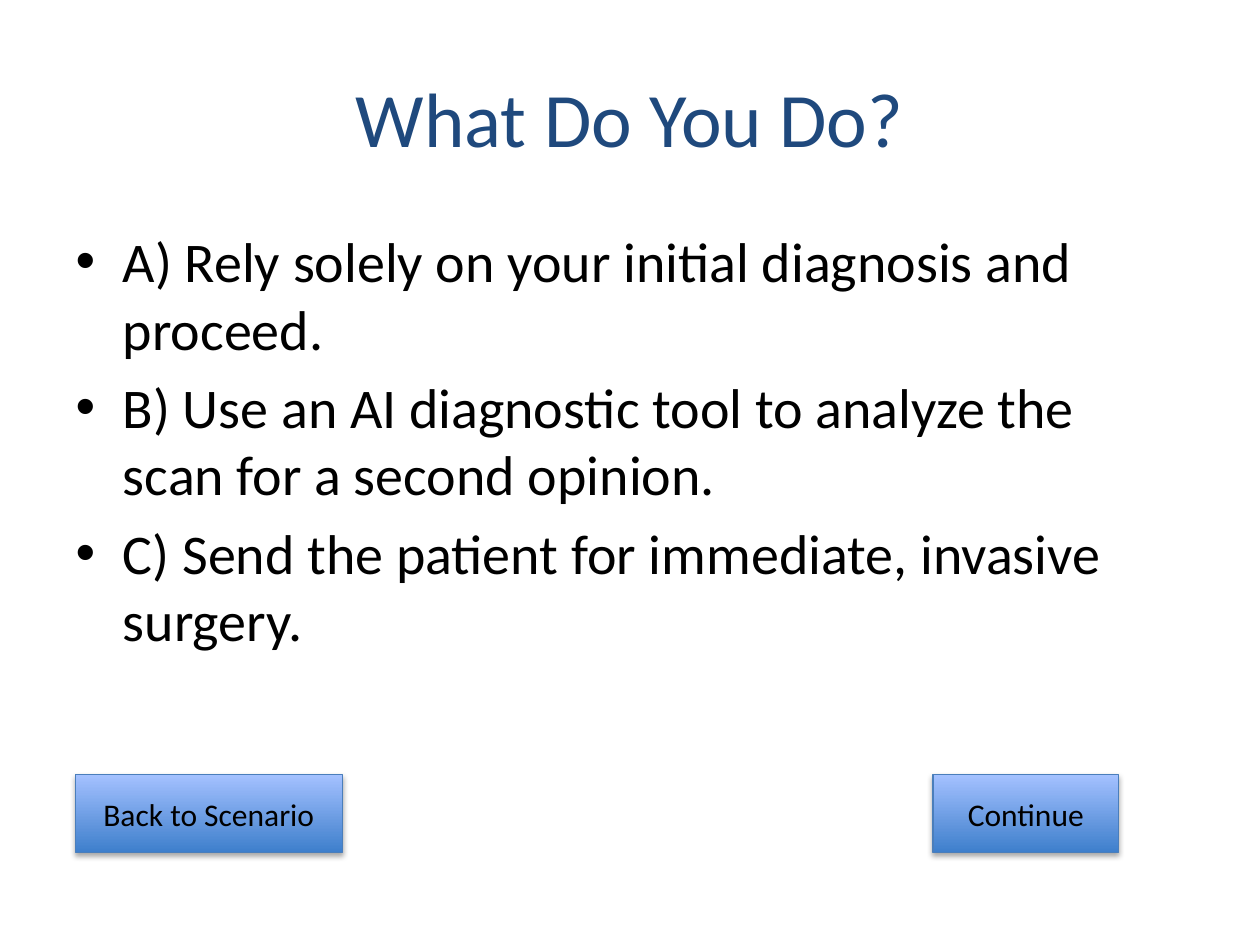
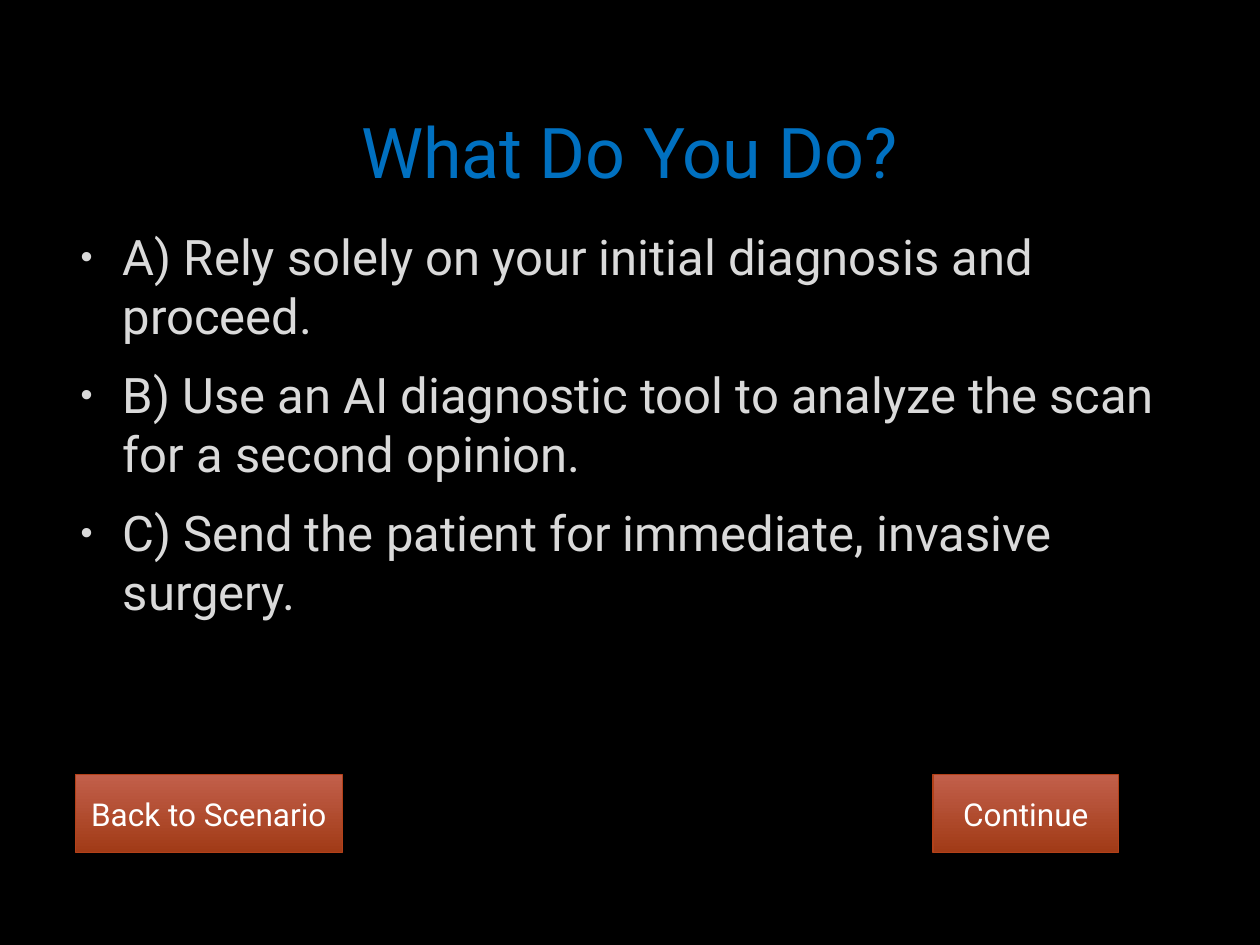
Before and after one commit to Yash-Raj3/ALL-STUFF, a slide deck: slide 7 of ICT Assignmenrt/Section-2/Question-4.pptx. Drawn at 1260x945 pixels with LibreOffice and Linux fonts; fonts in the diff are those of the drawing; background and template pictures are left out. Boxes give left, top, right and bottom in pixels: in the first picture for what was removed or moved away, otherwise in the second. Text is boxed around its words. In the diff, an @@ line names an element or a change of style, - is before the commit and + after.

```diff
--- a/ICT Assignmenrt/Section-2/Question-4.pptx
+++ b/ICT Assignmenrt/Section-2/Question-4.pptx
@@ background #FFFFFF to picture (left out) @@
@@ title "What Do You Do?": place and size @@
-title "What Do You Do?" at [356, 93, 904, 148]
+title "What Do You Do?" at [361, 125, 898, 179]
@@ title "What Do You Do?" at [361, 125, 898, 179]: size 44 to 40 pt, font Calibri to Roboto, text colour #1F497D to #0070C0, letter outline none to #404040 0.75 pt @@
@@ text "A) Rely solely on your ..." at [123, 236, 1154, 621]: size 32 to 28 pt, font Calibri to Roboto, text colour #000000 to #DADADA, letter outline none to #404040 0.75 pt; indent changed; more space between paragraphs @@
@@ action button blank "Back to Scenario" at [76, 775, 343, 852]: font Calibri to Roboto, text colour #000000 to #FFFFFF; fill gradient #3F80CE to #A4C4FF to gradient #C25F4A to #A23B17; outline #4B7EBC 0.75 pt to #B4421A 0.75 pt; shadow changed @@
@@ action button blank "Continue" at [934, 775, 1119, 852]: font Calibri to Roboto, text colour #000000 to #FFFFFF; fill gradient #3F80CE to #A4C4FF to gradient #C25F4A to #A23B17; outline #4B7EBC 0.75 pt to #B4421A 0.75 pt; shadow changed @@
```
Also in this commit, not shown: 10 other slides changed.
